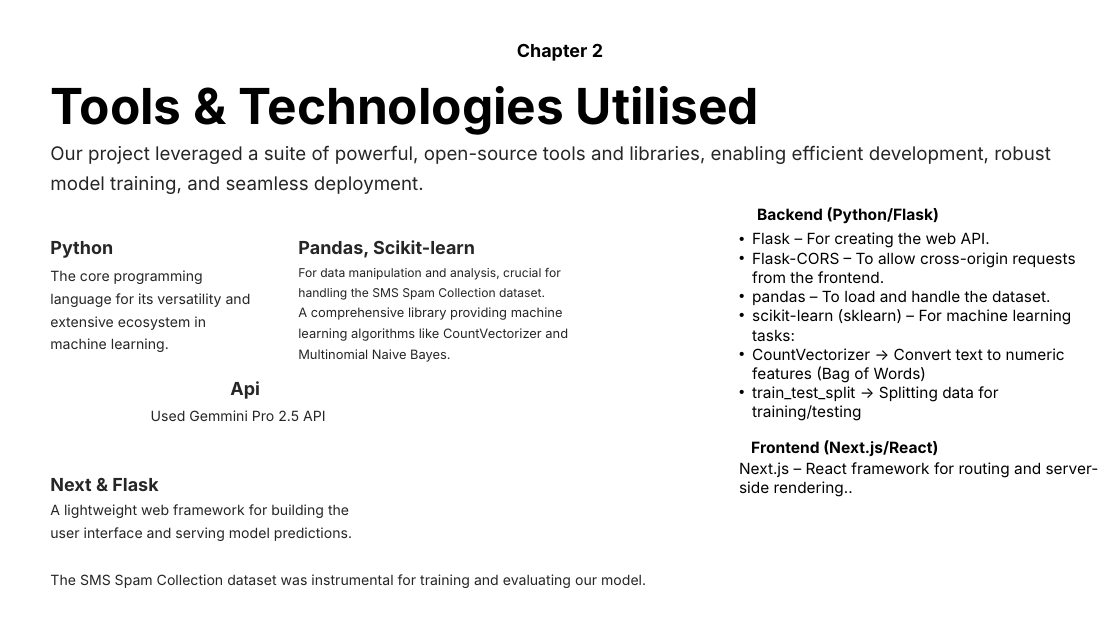
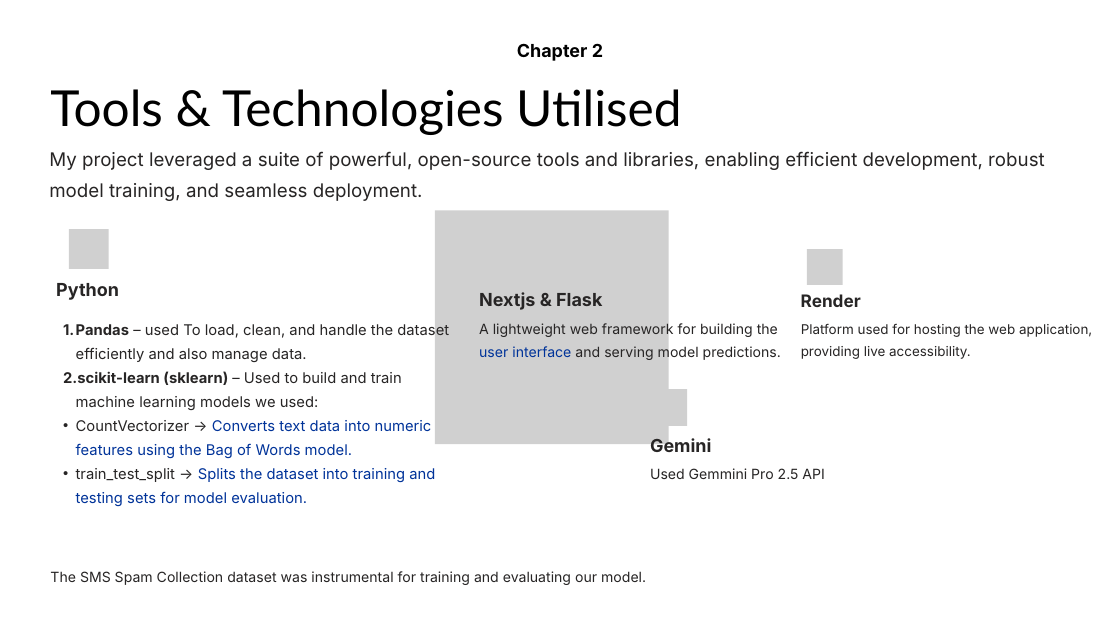
Before and after one commit to adreerajdas/Adree-Spam-Detection, a slide deck: slide 4 of frontend/public/documents/Spam_Detection_Presentation.pptx (slide 3 before the commit). Drawn at 1120x630 pixels with LibreOffice and Linux fonts; fonts in the diff are those of the drawing; grey boxes stand for pictures. Boxes give left, top, right and bottom in pixels: in the first picture for what was removed or moved away, otherwise in the second. Text is boxed around its words. In the diff, an @@ line names an element or a change of style, - is before the commit and + after.

```diff
--- a/frontend/public/documents/Spam_Detection_Presentation.pptx
+++ b/frontend/public/documents/Spam_Detection_Presentation.pptx
@@ freeform shape removed at <box>0,0,1120,630</box> @@
@@ freeform shape removed at <box>0,0,1120,630</box> @@
@@ text "Tools & Technologies Utilised" at <box>50,89,681,135</box>: font Inter to Lato, bold off @@
@@ text at <box>49,151,1045,201</box>: text changed @@
-Our project leveraged a suite of powerful, open-source tools and libraries, enabling efficient development, robust model training, and seamless deployment.
+My project leveraged a suite of powerful, open-source tools and libraries, enabling efficient development, robust model training, and seamless deployment.
@@ text removed at <box>757,207,939,224</box> @@
-Backend (Python/Flask)
@@ picture added at <box>69,229,109,269</box> @@
@@ picture added at <box>435,211,668,444</box> @@
@@ picture added at <box>478,237,521,281</box> @@
@@ text removed at <box>752,232,1075,421</box> @@
-  • Flask – For creating the web API.
-  • Flask-CORS – To allow cross-origin requests from the frontend.
-  • pandas – To load and handle the dataset.
-  • scikit-learn (sklearn) – For machine learning tasks:
-  • CountVectorizer → Convert text to numeric features (Bag of Words)
-  • train_test_split → Splitting data for training/testing
@@ text removed at <box>298,240,475,258</box> @@
-Pandas, Scikit-learn
@@ text removed at <box>298,268,568,362</box> @@
-For data manipulation and analysis, crucial for handling the SMS Spam Collection dataset.
-A comprehensive library providing machine learning algorithms like CountVectorizer and Multinomial Naive Bayes.
@@ picture added at <box>807,249,843,285</box> @@
@@ text removed at <box>50,270,251,352</box> @@
-The core programming language for its versatility and extensive ecosystem in machine learning.
@@ text "Python": place and size @@
-text "Python" at <box>50,241,113,258</box>
+text "Python" at <box>56,283,119,300</box>
@@ text "Python" at <box>56,283,119,300</box>: line spacing 28.7pt to 28.8pt @@
@@ text added at <box>479,292,602,310</box>, 23.1 pt, text #272525, bold @@
+Nextjs & Flask
@@ text added at <box>801,294,861,307</box>, 22.1 pt, text #272525, bold @@
+Render
@@ text added at <box>63,324,449,506</box>, 19.1 pt, text #272525 @@
+  1. Pandas – used To load, clean, and handle the dataset efficiently and also manage data.
+  2. scikit-learn (sklearn) – Used to build and train machine learning models we used:
+  • CountVectorizer → Converts text data into numeric features using the Bag of Words model.
+  • train_test_split → Splits the dataset into training and testing sets for model evaluation.
@@ text "A lightweight web framework for ...": place and size @@
-text "A lightweight web framework for ..." at <box>50,504,352,541</box>
+text "A lightweight web framework for ..." at <box>479,322,781,360</box>
@@ text "A lightweight web framework for ..." at <box>479,322,781,360</box>: text colour #272525 to #003399 in "user interface" @@
@@ text added at <box>801,324,1092,359</box>, 17.3 pt, text #272525 @@
+Platform used for hosting the web application, providing live accessibility.
@@ text removed at <box>230,381,260,399</box> @@
-Api
@@ picture added at <box>650,389,687,426</box> @@
@@ text added at <box>650,437,712,452</box>, 23.1 pt, text #272525, bold @@
+Gemini
@@ text removed at <box>751,440,938,456</box> @@
-Frontend (Next.js/React)
@@ text removed at <box>50,478,158,491</box> @@
-Next & Flask
@@ text "Used Gemmini Pro 2.5 API": place and size @@
-text "Used Gemmini Pro 2.5 API" at <box>151,410,326,421</box>
+text "Used Gemmini Pro 2.5 API" at <box>650,468,825,479</box>
@@ text removed at <box>739,462,1099,497</box> @@
-  Next.js – React framework for routing and server-side rendering..
```
Also in this commit, not shown: 5 other slides changed, 8 slides added, 4 slides removed.
